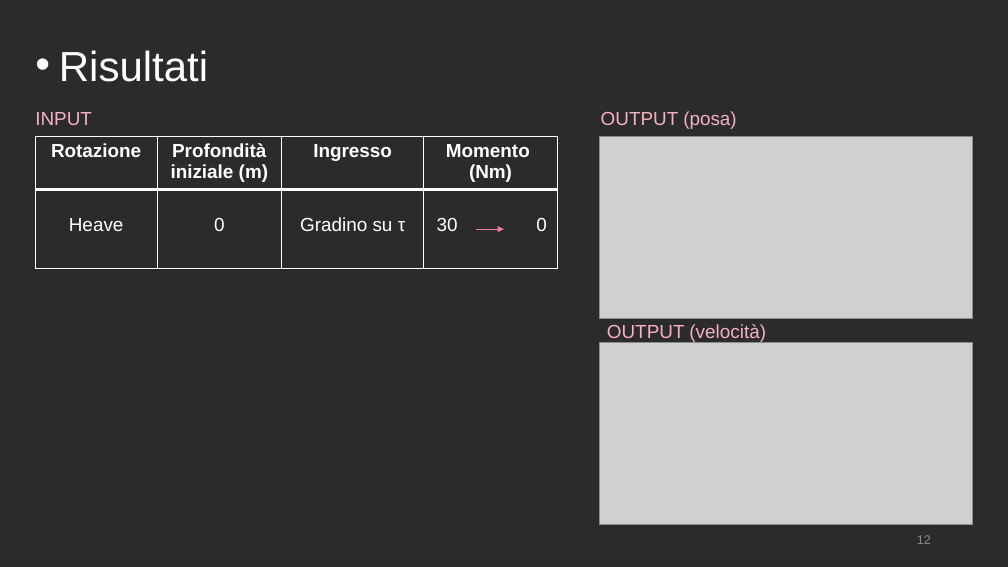
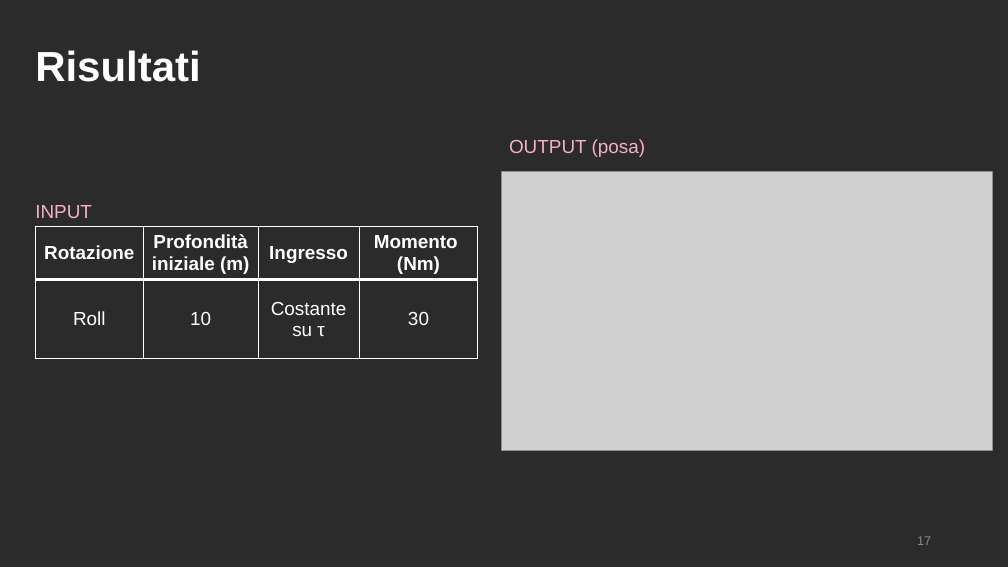
Before and after one commit to polifab/Subacquei_modello, a slide deck: slide 17 of presentazione.pptx (slide 13 before the commit). Drawn at 1008x567 pixels with LibreOffice and Linux fonts; fonts in the diff are those of the drawing; grey boxes stand for pictures; background and template pictures are left out; a plain dark background stands for a picture behind light text. Boxes give left, top, right and bottom in pixels: in the first picture for what was removed or moved away, otherwise in the second. Text is boxed around its words. In the diff, an @@ line names an element or a change of style, - is before the commit and + after.

```diff
--- a/presentazione.pptx
+++ b/presentazione.pptx
@@ text "Risultati" at [35,50,200,82]: bold on; bullet • to none @@
@@ text "OUTPUT (posa)": place and size @@
-text "OUTPUT (posa)" at [601,111,737,129]
+text "OUTPUT (posa)" at [509,139,646,157]
@@ picture removed at [600,137,973,319] @@
@@ picture added at [502,172,993,451] @@
@@ text "INPUT": place and size @@
-text "INPUT" at [35,112,92,125]
+text "INPUT" at [35,205,92,218]
@@ table at [36,227,479,382] @@
-row 2: Heave | 0 | Gradino su τ | 30 0
+row 2: Roll | 10 | Costante su τ | 30
@@ table: place and size @@
-table at [36,137,557,269]
+table at [36,227,479,382]
@@ arrow removed from (476, 229) to (504, 229) @@
@@ text removed at [607,324,766,342] @@
-OUTPUT (velocità)
@@ picture removed at [600,343,973,525] @@
@@ page number at [917,536,931,545]: text changed @@
-12
+17
```
Also in this commit, not shown: 13 other slides changed, 6 slides added.
